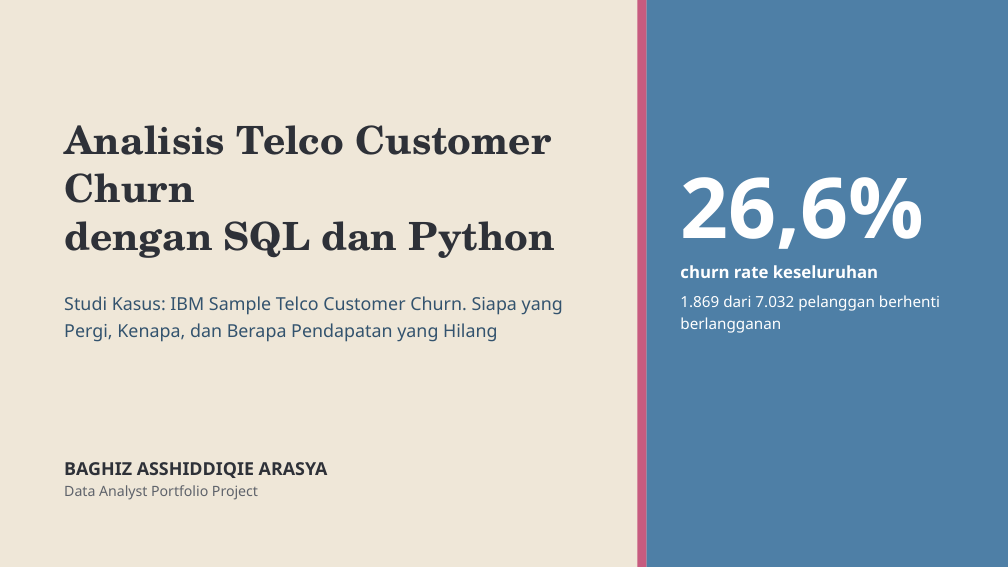
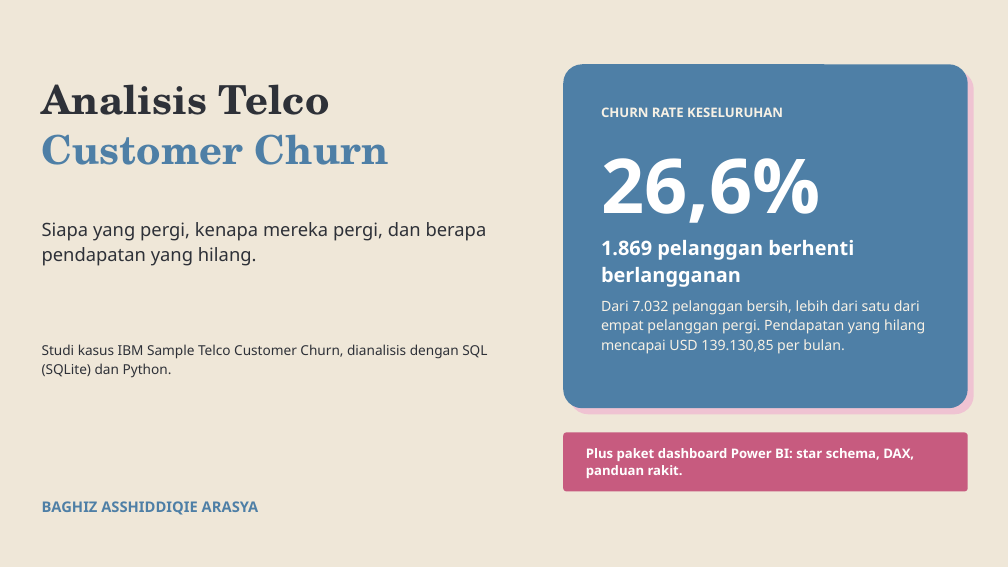
Before and after one commit to baghizash/telco-customer-churn-analysis, a slide deck: slide 1 of Portofolio-Analisis-Telco-Churn.pptx. Drawn at 1008x567 pixels with LibreOffice and Linux fonts; fonts in the diff are those of the drawing. Boxes give left, top, right and bottom in pixels: in the first picture for what was removed or moved away, otherwise in the second. Text is boxed around its words. In the diff, an @@ line names an element or a change of style, - is before the commit and + after.

```diff
--- a/Portofolio-Analisis-Telco-Churn.pptx
+++ b/Portofolio-Analisis-Telco-Churn.pptx
@@ rectangle removed at (637,0,647,567) @@
@@ rectangle removed at (647,0,1008,567) @@
@@ text added at (42,84,390,165), 38 pt, text #2E3138, bold @@
+Analisis Telco
+Customer Churn
@@ rounded rectangle added at (563,64,968,408), fill #4E7FA6 @@
@@ rounded rectangle added at (569,70,974,414), fill #EFC3D2 @@
@@ text at (601,107,783,117): paragraph added @@
+CHURN RATE KESELURUHAN
@@ text "CHURN RATE KESELURUHAN": place and size @@
-text "CHURN RATE KESELURUHAN" at (680,177,940,333)
+text "CHURN RATE KESELURUHAN" at (601,107,925,354)
@@ text at (601,158,820,223): size 80 to 72 pt in "26,6%"; line spacing 1 to 1.13; less space between paragraphs @@
@@ text at (42,222,487,266): text changed; size 17 to 17.5 pt; text colour #33536E to #2E3138 @@
-Studi Kasus: IBM Sample Telco Customer Churn. Siapa yang Pergi, Kenapa, dan Berapa Pendapatan yang Hilang
+Siapa yang pergi, kenapa mereka pergi, dan berapa pendapatan yang hilang.
@@ text at (601,240,925,354): text changed; size 14.5 to 13.5 pt; text colour #FFFFFF to #F7F1E5 @@
-churn rate keseluruhan
-1.869 dari 7.032 pelanggan berhenti berlangganan
+1.869 pelanggan berhenti berlangganan
+Dari 7.032 pelanggan bersih, lebih dari satu dari empat pelanggan pergi. Pendapatan yang hilang mencapai USD 139.130,85 per bulan.
@@ text at (42,344,487,378): text changed; size 37 to 13 pt; font TeX Gyre Schola to Noto Sans; bold off @@
-Analisis Telco Customer Churn
-dengan SQL dan Python
+Studi kasus IBM Sample Telco Customer Churn, dianalisis dengan SQL (SQLite) dan Python.
@@ rounded rectangle added at (563,433,968,492), fill #C75B7F @@
@@ text added at (586,448,914,478), 12.5 pt, text #FFFFFF, bold @@
+Plus paket dashboard Power BI: star schema, DAX, panduan rakit.
@@ text "BAGHIZ ASSHIDDIQIE ARASYA": place and size @@
-text "BAGHIZ ASSHIDDIQIE ARASYA" at (64,462,328,500)
+text "BAGHIZ ASSHIDDIQIE ARASYA" at (42,501,259,515)
@@ text "BAGHIZ ASSHIDDIQIE ARASYA" at (42,501,259,515): size 17 to 14 pt, text colour #2E3138 to #4E7FA6; line spacing 1 to 1.13; less space between paragraphs @@
@@ text at (64,485,258,500): paragraph removed @@
-Data Analyst Portfolio Project
```
Also in this commit, not shown: 7 other slides changed, 2 slides added, 2 slides removed.
